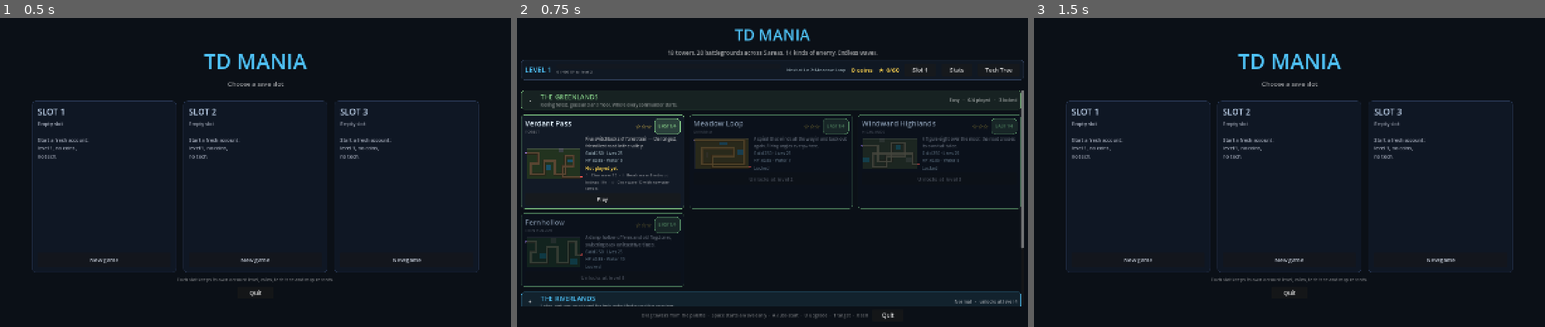
Above: before the commit, frames 1-3 (left to right).
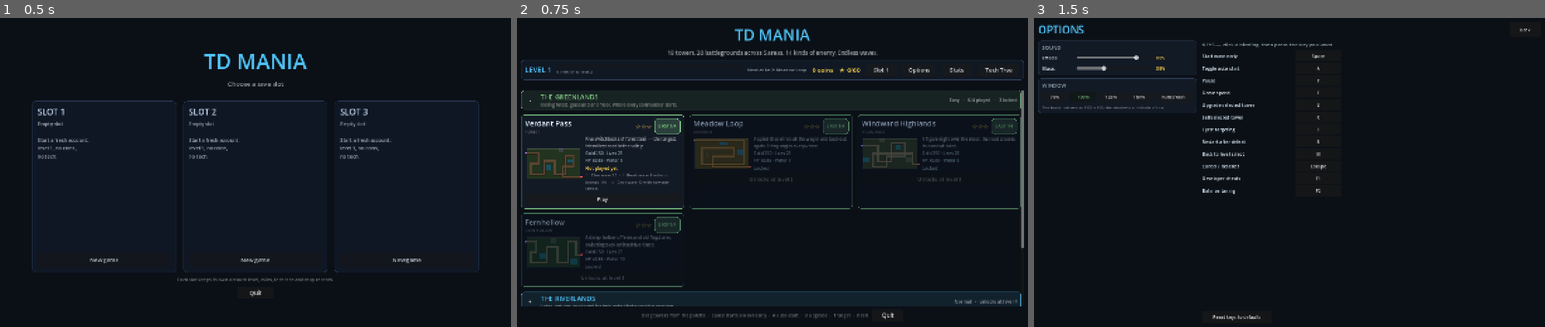
Above: after the commit, the same moments.

Repository: MichaelMIL/TD-Mania
Game: Godot game, scene res://main.tscn
Same seed, same stepped clock (60 frames per second), same inputs: the game is played once before the commit and once after it.
Inputs (mouse positions are in pixels of both pictures, inside the frame that each line leads up to):
- Up to frame 1 (0.5 s): no input
- Up to frame 2 (0.75 s): click "New game" at 0.5 s
- Up to frame 3 (1.5 s): click (1437, 70) at 1.25 s, where only the run after the commit has a clickable "Options"

Frame 1 is identical in both runs. In frame 2, 0.3% of the frame differs, in the area x 45-81%, y 16-19%; in frame 3, 4.5%, in the area x 0-98%, y 2-98%.

Commit message:
Options screen: sound sliders, window size, rebindable keys
None of these existed. Options is reachable from the menu and saves as you
change things - no apply step:

- Effects and music sliders that take effect while dragging; the effects one
  plays a sample so the level is audible rather than abstract.
- Window at 75/100/125/150% of the 1520x902 design resolution, or
  fullscreen. The chosen size is applied at startup from the title screen.
- Every match key rebindable. Progress.DEFAULT_KEYS is the action table;
  binding a key another action holds swaps the two rather than leaving one
  key doing two things.

game.gd now matches on Progress.action_for(keycode) instead of raw
keycodes, so a rebind needs no change there, and the HUD prompts - the
early-start line, the defeat buttons, the info panel - print whatever is
actually bound.

dev/dev_screen_shot.tscn screenshots any full-screen scene, which is how the
layout above was checked.

446 assertions pass, including that no two actions can end up sharing a key
and that the screen drives Progress rather than its own copy of the state.

Co-Authored-By: Claude Opus 5 (1M context) <noreply@anthropic.com>

Diff:
--- /dev/null
+++ b/dev/dev_screen_shot.gd
@@ -0,0 +1,25 @@
+extends Node
+
+## Screenshots any full-screen scene, for looking at menus and panels:
+##
+##   SCREEN_SCENE=res://options.tscn SHOT_PATH=/tmp/o.png \
+##       godot --quit-after 600 dev/dev_screen_shot.tscn
+
+
+func _ready() -> void:
+	Progress.use_clean_state()
+	var path := OS.get_environment("SCREEN_SCENE")
+	if path == "":
+		path = "res://menu.tscn"
+	add_child(load(path).instantiate())
+	await get_tree().create_timer(0.6).timeout
+	RenderingServer.frame_post_draw.connect(_grab, CONNECT_ONE_SHOT)
+
+
+func _grab() -> void:
+	var out := OS.get_environment("SHOT_PATH")
+	if out == "":
+		out = "user://screen.png"
+	get_viewport().get_texture().get_image().save_png(out)
+	print("[SHOT] saved %s" % out)
+	get_tree().quit()
--- /dev/null
+++ b/dev/dev_screen_shot.tscn
@@ -0,0 +1,6 @@
+[gd_scene load_steps=2 format=3]
+
+[ext_resource type="Script" path="res://dev/dev_screen_shot.gd" id="1"]
+
+[node name="Shot" type="Node"]
+script = ExtResource("1")
--- a/dev/dev_verify.gd
+++ b/dev/dev_verify.gd
@@ -214,6 +214,7 @@
 	_check_board_tooltips()
 	_check_objectives()
 	_check_respec()
+	_check_options()
 	_check_enemy_kinds()
 	_check_cheats()
 	_check_audio()
@@ -1512,6 +1513,86 @@
 
 
 
+
+
+## Options: volumes, window scale and key bindings, including the swap that
+## stops two actions sharing a key.
+func _check_options() -> void:
+	Progress.use_clean_state()
+	Progress.read_only = true
+
+	# Bindings start at the defaults and resolve both ways.
+	check("a default binding resolves to its key",
+			Progress.key_for("start_wave") == KEY_SPACE)
+	check("and a key resolves back to its action",
+			Progress.action_for(KEY_SPACE) == "start_wave")
+	check("a key bound to nothing does nothing",
+			Progress.action_for(KEY_QUOTELEFT) == "")
+	check("every action has a readable name",
+			Progress.key_name("sell") != "" and Progress.key_name("sell") != "—")
+
+	# Rebinding to a free key.
+	check("rebinding to a free key works",
+			Progress.bind_key("sell", KEY_QUOTELEFT))
+	check("the new key triggers the action",
+			Progress.action_for(KEY_QUOTELEFT) == "sell")
+	check("and the old one no longer does", Progress.action_for(KEY_X) == "")
+
+	# Rebinding onto a taken key swaps rather than double-binding.
+	Progress.reset_keys()
+	check("reset puts the defaults back", Progress.key_for("sell") == KEY_X
+			and Progress.keys.is_empty())
+	Progress.bind_key("sell", KEY_U)
+	check("taking another action's key swaps them",
+			Progress.action_for(KEY_U) == "sell" and Progress.key_for("upgrade") == KEY_X)
+	var bound: Array = []
+	var clash := ""
+	for entry: Dictionary in Progress.DEFAULT_KEYS:
+		var code := Progress.key_for(str(entry["id"]))
+		if bound.has(code):
+			clash = str(entry["id"])
+		bound.append(code)
+	check("so no two actions ever share a key (%s)" % clash, clash == "")
+	check("rebinding to the key it already has is a no-op",
+			not Progress.bind_key("sell", KEY_U))
+	Progress.reset_keys()
+
+	# Volumes and window scale round-trip through the save.
+	Progress.set_volume("sfx", 0.42)
+	Progress.set_window_scale(1.25)
+	var cfg := ConfigFile.new()
+	cfg.set_value("meta", "version", Progress.SAVE_VERSION)
+	cfg.set_value("options", "sfx", 0.42)
+	cfg.set_value("options", "window_scale", 1.25)
+	cfg.set_value("keys", "sell", KEY_QUOTELEFT)
+	Progress.apply_config(cfg)
+	check("volume is read back from a save",
+			is_equal_approx(Progress.volume("sfx"), 0.42))
+	check("so is the window scale",
+			is_equal_approx(Progress.window_scale(), 1.25))
+	check("and so are rebound keys", Progress.key_for("sell") == KEY_QUOTELEFT)
+	check("the scale is one of the offered sizes",
+			Progress.WINDOW_SCALES.has(Progress.window_scale()))
+
+	# The options screen must build and drive Progress, not its own copy.
+	var screen: Control = load("res://options.tscn").instantiate()
+	add_child(screen)
+	check("the options screen builds", screen.key_rows.size()
+			== Progress.DEFAULT_KEYS.size())
+	screen._listen_for("pause")
+	var press := InputEventKey.new()
+	press.keycode = KEY_G
+	press.pressed = true
+	screen._input(press)
+	check("pressing a key in the screen rebinds it",
+			Progress.key_for("pause") == KEY_G)
+	screen._on_reset_keys()
+	check("and its reset button clears the lot", Progress.keys.is_empty())
+	remove_child(screen)
+	screen.queue_free()
+	Progress.use_clean_state()
+
+
 ## A respec has to hand back most of what was spent and clear everything it
 ## refunded — anything else is either a coin fountain or a robbery.
 func _check_respec() -> void:
--- /dev/null
+++ b/options.tscn
@@ -0,0 +1,10 @@
+[gd_scene load_steps=2 format=3]
+
+[ext_resource type="Script" path="res://scripts/options.gd" id="1_options"]
+
+[node name="Options" type="Control"]
+layout_mode = 3
+anchors_preset = 15
+anchor_right = 1.0
+anchor_bottom = 1.0
+script = ExtResource("1_options")
--- a/scripts/game.gd
+++ b/scripts/game.gd
@@ -338,37 +338,38 @@
 			_refresh_info()
 		return
 	if event is InputEventKey and event.pressed and not event.echo:
-		match event.keycode:
-			KEY_ESCAPE:
+		# Keys are looked up as actions, so rebinding needs no change here.
+		match Progress.action_for(event.keycode):
+			"cancel":
 				placing = ""
 				_select(null)
 				_refresh_info()
-			KEY_SPACE:
+			"start_wave":
 				if not game_over and not in_wave:
 					_start_wave_early()
-			KEY_P:
+			"pause":
 				_toggle_pause()
-			KEY_F:
+			"speed":
 				_cycle_speed()
-			KEY_A:
+			"auto":
 				_toggle_auto()
-			KEY_U:
+			"upgrade":
 				if selected != null:
 					_upgrade_selected()
-			KEY_X:
+			"sell":
 				if selected != null:
 					_sell_selected()
-			KEY_T:
+			"target":
 				_cycle_target_mode()
-			KEY_R:
+			"restart":
 				if game_over:
 					_restart()
-			KEY_M:
+			"menu":
 				_to_menu()
-			KEY_F1:
+			"cheats":
 				if cheats != null:
 					cheats.toggle()
-			KEY_F2:
+			"tuning":
 				if tuning_panel != null:
 					tuning_panel.toggle()
 
@@ -1776,11 +1777,13 @@
 	lbl_over.horizontal_alignment = HORIZONTAL_ALIGNMENT_CENTER
 	col.add_child(lbl_over)
 
-	var again := _button("Play again  (R)", 16, Vector2(0.0, 42.0))
+	var again := _button("Play again  (%s)" % Progress.key_name("restart"), 16,
+			Vector2(0.0, 42.0))
 	again.pressed.connect(_restart)
 	col.add_child(again)
 
-	var menu := _button("Level select  (M)", 15, Vector2(0.0, 38.0))
+	var menu := _button("Level select  (%s)" % Progress.key_name("menu"), 15,
+			Vector2(0.0, 38.0))
 	menu.pressed.connect(_to_menu)
 	col.add_child(menu)
 
@@ -1870,8 +1873,8 @@
 			lbl_status.text = "Auto-start armed — wave %d rolls in with a +$%d bonus%s" \
 					% [wave + 1, bonus, from]
 		else:
-			lbl_status.text = "Next wave in %.1fs — Start now for +$%d bonus (Space)%s" \
-					% [maxf(0.0, break_timer), bonus, from]
+			lbl_status.text = "Next wave in %.1fs — Start now for +$%d bonus (%s)%s" \
+					% [maxf(0.0, break_timer), bonus, Progress.key_name("start_wave"), from]
 		btn_start.disabled = false
 		btn_start.text = "Start Wave"
 	_refresh_wave_preview()
@@ -1930,8 +1933,12 @@
 		return
 
 	info_title.text = str(level_def["name"])
-	info_body.text = "%s\n%s\nDrag a tower onto the map, or click a card then a cell. Click a placed tower to install ranks (U buys the cheapest, X sells). Space starts a wave early for gold. A auto, T target, P pause, F speed, M menu." \
-			% [level_def["blurb"], "\n".join(objective_lines())]
+	info_body.text = "%s\n%s\nDrag a tower onto the map, or click a card then a cell. Click a placed tower to install ranks (%s upgrades, %s sells). %s starts a wave early for gold. %s auto, %s target, %s pause, %s speed, %s menu." \
+			% [level_def["blurb"], "\n".join(objective_lines()),
+			Progress.key_name("upgrade"), Progress.key_name("sell"),
+			Progress.key_name("start_wave"), Progress.key_name("auto"),
+			Progress.key_name("target"), Progress.key_name("pause"),
+			Progress.key_name("speed"), Progress.key_name("menu")]
 
 
 func _show_selected_info() -> void:
--- a/scripts/menu.gd
+++ b/scripts/menu.gd
@@ -169,6 +169,13 @@
 	slots.focus_mode = Control.FOCUS_NONE
 	slots.pressed.connect(func(): get_tree().change_scene_to_file("res://main.tscn"))
 	row.add_child(slots)
+
+	var options := Button.new()
+	options.text = "Options"
+	options.custom_minimum_size = Vector2(96.0, 36.0)
+	options.focus_mode = Control.FOCUS_NONE
+	options.pressed.connect(func(): get_tree().change_scene_to_file("res://options.tscn"))
+	row.add_child(options)
 
 	var stats := Button.new()
 	stats.text = "Stats"
--- /dev/null
+++ b/scripts/options.gd
@@ -0,0 +1,283 @@
+extends Control
+
+## Options: sound, window size and key bindings. Everything here is saved to
+## the account slot the moment it changes, so there is no apply step.
+
+const MENU_SCENE := "res://menu.tscn"
+
+var sfx_slider: HSlider
+var music_slider: HSlider
+var sfx_value: Label
+var music_value: Label
+var scale_row: HBoxContainer
+var key_rows: Dictionary = {}
+var status: Label
+## The action waiting for a key press, or "" when nothing is being rebound.
+var listening: String = ""
+
+
+func _ready() -> void:
+	Progress.load_state()
+	Audio.set_volumes(Progress.volume("sfx"), Progress.volume("music"))
+	set_anchors_preset(Control.PRESET_FULL_RECT)
+	_build()
+	_refresh()
+
+
+func _sb(bg: Color, border: Color, radius: int = 8) -> StyleBoxFlat:
+	var sb := StyleBoxFlat.new()
+	sb.bg_color = bg
+	sb.border_color = border
+	sb.set_border_width_all(1)
+	sb.set_corner_radius_all(radius)
+	sb.content_margin_left = 12
+	sb.content_margin_right = 12
+	sb.content_margin_top = 9
+	sb.content_margin_bottom = 9
+	return sb
+
+
+func _label(text: String, size: int, color: Color) -> Label:
+	var l := Label.new()
+	l.text = text
+	l.add_theme_font_size_override("font_size", size)
+	l.add_theme_color_override("font_color", color)
+	return l
+
+
+func _button(text: String, width: float) -> Button:
+	var b := Button.new()
+	b.text = text
+	b.custom_minimum_size = Vector2(width, 32.0)
+	b.add_theme_font_size_override("font_size", 13)
+	b.focus_mode = Control.FOCUS_NONE
+	return b
+
+
+func _build() -> void:
+	var bg := ColorRect.new()
+	bg.set_anchors_preset(Control.PRESET_FULL_RECT)
+	bg.color = Color("0b1017")
+	add_child(bg)
+
+	var col := VBoxContainer.new()
+	col.set_anchors_preset(Control.PRESET_FULL_RECT)
+	col.offset_left = 40.0
+	col.offset_right = -40.0
+	col.offset_top = 22.0
+	col.offset_bottom = -22.0
+	col.add_theme_constant_override("separation", 10)
+	add_child(col)
+
+	var head := HBoxContainer.new()
+	head.add_theme_constant_override("separation", 18)
+	col.add_child(head)
+	head.add_child(_label("OPTIONS", 30, Color("4fc3f7")))
+	var spacer := Control.new()
+	spacer.size_flags_horizontal = Control.SIZE_EXPAND_FILL
+	head.add_child(spacer)
+	var back := _button("Back", 90.0)
+	back.pressed.connect(func(): get_tree().change_scene_to_file(MENU_SCENE))
+	head.add_child(back)
+
+	var body := HBoxContainer.new()
+	body.add_theme_constant_override("separation", 16)
+	body.size_flags_vertical = Control.SIZE_EXPAND_FILL
+	col.add_child(body)
+
+	# ---- left: sound and window
+	var left := VBoxContainer.new()
+	left.add_theme_constant_override("separation", 8)
+	left.custom_minimum_size.x = 420.0
+	body.add_child(left)
+
+	var sound_card := PanelContainer.new()
+	sound_card.add_theme_stylebox_override("panel", _sb(Color("121a26"), Color("2c3a52")))
+	left.add_child(sound_card)
+	var sound_col := VBoxContainer.new()
+	sound_col.add_theme_constant_override("separation", 6)
+	sound_card.add_child(sound_col)
+	sound_col.add_child(_label("SOUND", 15, Color("90a4ae")))
+
+	var sfx_pair := _slider_row("Effects", Progress.volume("sfx"))
+	sfx_slider = sfx_pair["slider"]
+	sfx_value = sfx_pair["value"]
+	sfx_slider.value_changed.connect(_on_sfx)
+	sound_col.add_child(sfx_pair["row"])
+
+	var music_pair := _slider_row("Music", Progress.volume("music"))
+	music_slider = music_pair["slider"]
+	music_value = music_pair["value"]
+	music_slider.value_changed.connect(_on_music)
+	sound_col.add_child(music_pair["row"])
+
+	var window_card := PanelContainer.new()
+	window_card.add_theme_stylebox_override("panel", _sb(Color("121a26"), Color("2c3a52")))
+	left.add_child(window_card)
+	var window_col := VBoxContainer.new()
+	window_col.add_theme_constant_override("separation", 6)
+	window_card.add_child(window_col)
+	window_col.add_child(_label("WINDOW", 15, Color("90a4ae")))
+	scale_row = HBoxContainer.new()
+	scale_row.add_theme_constant_override("separation", 6)
+	window_col.add_child(scale_row)
+	for value: float in Progress.WINDOW_SCALES:
+		var b := _button("%d%%" % int(value * 100.0), 74.0)
+		b.pressed.connect(_on_scale.bind(value))
+		b.set_meta("scale", value)
+		scale_row.add_child(b)
+	var full := _button("Fullscreen", 110.0)
+	full.pressed.connect(_on_fullscreen)
+	scale_row.add_child(full)
+	window_col.add_child(_label("The board is drawn at %d x %d; the window is a multiple of that."
+			% [int(ProjectSettings.get_setting("display/window/size/viewport_width")),
+			int(ProjectSettings.get_setting("display/window/size/viewport_height"))],
+			11, Color(1, 1, 1, 0.45)))
+
+	status = _label("", 13, Color("ffd54f"))
+	status.autowrap_mode = TextServer.AUTOWRAP_WORD_SMART
+	left.add_child(status)
+
+	# ---- right: key bindings
+	var right := VBoxContainer.new()
+	right.add_theme_constant_override("separation", 6)
+	right.size_flags_horizontal = Control.SIZE_EXPAND_FILL
+	body.add_child(right)
+	right.add_child(_label("KEYS — click a binding, then press the key you want",
+			15, Color("90a4ae")))
+
+	var keys_scroll := ScrollContainer.new()
+	keys_scroll.size_flags_vertical = Control.SIZE_EXPAND_FILL
+	keys_scroll.horizontal_scroll_mode = ScrollContainer.SCROLL_MODE_DISABLED
+	right.add_child(keys_scroll)
+	var keys_col := VBoxContainer.new()
+	keys_col.add_theme_constant_override("separation", 3)
+	keys_col.size_flags_horizontal = Control.SIZE_EXPAND_FILL
+	keys_scroll.add_child(keys_col)
+	for entry: Dictionary in Progress.DEFAULT_KEYS:
+		var action := str(entry["id"])
+		var row := HBoxContainer.new()
+		row.add_theme_constant_override("separation", 8)
+		keys_col.add_child(row)
+		var name_label := _label(str(entry["name"]), 13, Color("e3f2fd"))
+		name_label.custom_minimum_size.x = 260.0
+		row.add_child(name_label)
+		var bind := _button("", 130.0)
+		bind.pressed.connect(_listen_for.bind(action))
+		row.add_child(bind)
+		key_rows[action] = bind
+
+	var reset := _button("Reset keys to defaults", 200.0)
+	reset.size_flags_horizontal = Control.SIZE_SHRINK_BEGIN
+	reset.pressed.connect(_on_reset_keys)
+	right.add_child(reset)
+
+
+func _slider_row(name: String, value: float) -> Dictionary:
+	var row := HBoxContainer.new()
+	row.add_theme_constant_override("separation", 8)
+	var label := _label(name, 13, Color("e3f2fd"))
+	label.custom_minimum_size.x = 90.0
+	row.add_child(label)
+	var slider := HSlider.new()
+	slider.min_value = 0.0
+	slider.max_value = 1.0
+	slider.step = 0.05
+	slider.value = value
+	slider.custom_minimum_size = Vector2(220.0, 24.0)
+	slider.size_flags_vertical = Control.SIZE_SHRINK_CENTER
+	row.add_child(slider)
+	var readout := _label("", 13, Color("ffd54f"))
+	readout.custom_minimum_size.x = 54.0
+	row.add_child(readout)
+	return {"row": row, "slider": slider, "value": readout}
+
+
+func _on_sfx(value: float) -> void:
+	Progress.set_volume("sfx", value)
+	Audio.set_volumes(Progress.volume("sfx"), Progress.volume("music"))
+	# A sample on every change, so the slider is audible rather than abstract.
+	Audio.play("shot_light", -8.0, 0.0)
+	_refresh()
+
+
+func _on_music(value: float) -> void:
+	Progress.set_volume("music", value)
+	Audio.set_volumes(Progress.volume("sfx"), Progress.volume("music"))
+	_refresh()
+
+
+func _on_scale(value: float) -> void:
+	if DisplayServer.window_get_mode() == DisplayServer.WINDOW_MODE_FULLSCREEN:
+		DisplayServer.window_set_mode(DisplayServer.WINDOW_MODE_WINDOWED)
+	Progress.set_window_scale(value)
+	_say("Window set to %d%%." % int(value * 100.0))
+	_refresh()
+
+
+func _on_fullscreen() -> void:
+	var full := DisplayServer.window_get_mode() == DisplayServer.WINDOW_MODE_FULLSCREEN
+	DisplayServer.window_set_mode(DisplayServer.WINDOW_MODE_WINDOWED if full
+			else DisplayServer.WINDOW_MODE_FULLSCREEN)
+	if full:
+		Progress.apply_window_scale()
+	_say("Windowed." if full else "Fullscreen.")
+
+
+func _listen_for(action: String) -> void:
+	listening = action
+	_refresh()
+	_say("Press a key for \"%s\", or Escape to keep the current one." % _action_name(action))
+
+
+func _action_name(action: String) -> String:
+	for entry: Dictionary in Progress.DEFAULT_KEYS:
+		if str(entry["id"]) == action:
+			return str(entry["name"])
+	return action
+
+
+func _on_reset_keys() -> void:
+	Progress.reset_keys()
+	listening = ""
+	_refresh()
+	_say("Keys are back to the defaults.")
+
+
+func _input(event: InputEvent) -> void:
+	if listening == "" or not (event is InputEventKey) or not event.pressed or event.echo:
+		return
+	get_viewport().set_input_as_handled()
+	var action := listening
+	listening = ""
+	if event.keycode == KEY_ESCAPE and action != "cancel":
+		_say("Left \"%s\" on %s." % [_action_name(action), Progress.key_name(action)])
+		_refresh()
+		return
+	var taken := Progress.action_for(event.keycode)
+	Progress.bind_key(action, event.keycode)
+	if taken != "" and taken != action:
+		_say("%s is now %s; %s took the old key." % [_action_name(action),
+				Progress.key_name(action), _action_name(taken)])
+	else:
+		_say("%s is now %s." % [_action_name(action), Progress.key_name(action)])
+	_refresh()
+
+
+func _say(text: String) -> void:
+	if status != null:
+		status.text = text
+
+
+func _refresh() -> void:
+	sfx_value.text = "%d%%" % int(round(Progress.volume("sfx") * 100.0))
+	music_value.text = "%d%%" % int(round(Progress.volume("music") * 100.0))
+	for child in scale_row.get_children():
+		if child is Button and child.has_meta("scale"):
+			var mine: bool = is_equal_approx(float(child.get_meta("scale")),
+					Progress.window_scale())
+			child.modulate = Color("9ce89c") if mine else Color.WHITE
+	for action: String in key_rows:
+		var b: Button = key_rows[action]
+		b.text = "press a key…" if listening == action else Progress.key_name(action)
+		b.modulate = Color("ffd54f") if listening == action else Color.WHITE
--- a/scripts/progress.gd
+++ b/scripts/progress.gd
@@ -228,6 +228,7 @@
 	runs = {}
 	stats = {}
 	stars = {}
+	keys = {}
 	tower_ranks = {}
 	xp = int(cfg.get_value("progress", "xp", 0))
 	coins = int(cfg.get_value("progress", "coins", 0))
@@ -251,6 +252,11 @@
 	if cfg.has_section("stars"):
 		for key: String in cfg.get_section_keys("stars"):
 			stars[key] = int(cfg.get_value("stars", key, 0))
+	keys = {}
+	if cfg.has_section("keys"):
+		for key: String in cfg.get_section_keys("keys"):
+			keys[key] = int(cfg.get_value("keys", key, 0))
+	options["window_scale"] = float(cfg.get_value("options", "window_scale", 1.0))
 
 
 static func save_state() -> void:
@@ -272,9 +278,116 @@
 	cfg.set_value("options", "music", volume("music"))
 	for key: String in stars:
 		cfg.set_value("stars", key, int(stars[key]))
+	for key: String in keys:
+		cfg.set_value("keys", key, int(keys[key]))
+	cfg.set_value("options", "window_scale", window_scale())
 	for key: String in runs:
 		cfg.set_value("runs", key, runs[key])
 	cfg.save(slot_path(slot))
+
+
+# ------------------------------------------------------------- key binds
+
+## Every rebindable action, in the order the options screen lists them, with
+## the key it ships with. The match looks up an action by keycode rather
+## than matching keys directly, so a rebind needs no change in game.gd.
+const DEFAULT_KEYS: Array = [
+	{"id": "start_wave", "name": "Start wave early", "key": KEY_SPACE},
+	{"id": "auto", "name": "Toggle auto-start", "key": KEY_A},
+	{"id": "pause", "name": "Pause", "key": KEY_P},
+	{"id": "speed", "name": "Game speed", "key": KEY_F},
+	{"id": "upgrade", "name": "Upgrade selected tower", "key": KEY_U},
+	{"id": "sell", "name": "Sell selected tower", "key": KEY_X},
+	{"id": "target", "name": "Cycle targeting", "key": KEY_T},
+	{"id": "restart", "name": "Restart after defeat", "key": KEY_R},
+	{"id": "menu", "name": "Back to level select", "key": KEY_M},
+	{"id": "cancel", "name": "Cancel / deselect", "key": KEY_ESCAPE},
+	{"id": "cheats", "name": "Developer cheats", "key": KEY_F1},
+	{"id": "tuning", "name": "Balance tuning", "key": KEY_F2},
+]
+
+## Overrides only; anything absent uses the default above.
+static var keys: Dictionary = {}
+
+
+static func key_for(action: String) -> int:
+	load_state()
+	if keys.has(action):
+		return int(keys[action])
+	for entry: Dictionary in DEFAULT_KEYS:
+		if str(entry["id"]) == action:
+			return int(entry["key"])
+	return KEY_NONE
+
+
+## Which action a keycode triggers, or "" for a key that does nothing.
+static func action_for(keycode: int) -> String:
+	load_state()
+	for entry: Dictionary in DEFAULT_KEYS:
+		var action := str(entry["id"])
+		if key_for(action) == keycode:
+			return action
+	return ""
+
+
+## Rebinds an action. A key already in use is swapped with this one rather
+## than left bound to two things.
+static func bind_key(action: String, keycode: int) -> bool:
+	load_state()
+	if keycode == KEY_NONE or key_for(action) == keycode:
+		return false
+	var taken := action_for(keycode)
+	var previous := key_for(action)
+	keys[action] = keycode
+	if taken != "" and taken != action:
+		keys[taken] = previous
+	save_state()
+	return true
+
+
+static func reset_keys() -> void:
+	load_state()
+	keys = {}
+	save_state()
+
+
+static func key_name(action: String) -> String:
+	var code := key_for(action)
+	return "—" if code == KEY_NONE else OS.get_keycode_string(code)
+
+
+# ------------------------------------------------------------ window scale
+
+## Multiples of the design resolution the window can be set to.
+const WINDOW_SCALES: Array = [0.75, 1.0, 1.25, 1.5]
+
+
+static func window_scale() -> float:
+	load_state()
+	return float(options.get("window_scale", 1.0))
+
+
+static func set_window_scale(value: float) -> void:
+	load_state()
+	options["window_scale"] = value
+	save_state()
+	apply_window_scale()
+
+
+## Resizes the window to the chosen multiple of the design resolution and
+## re-centres it. Fullscreen is left to the window manager.
+static func apply_window_scale() -> void:
+	if DisplayServer.window_get_mode() == DisplayServer.WINDOW_MODE_FULLSCREEN:
+		return
+	var base := Vector2i(int(ProjectSettings.get_setting("display/window/size/viewport_width")),
+			int(ProjectSettings.get_setting("display/window/size/viewport_height")))
+	var wanted := Vector2i(Vector2(base) * window_scale())
+	if DisplayServer.window_get_size() == wanted:
+		return
+	DisplayServer.window_set_size(wanted)
+	var screen := DisplayServer.screen_get_usable_rect(DisplayServer.window_get_current_screen())
+	DisplayServer.window_set_position(screen.position
+			+ (screen.size - wanted) / 2)
 
 
 # --------------------------------------------------------------- audio
@@ -578,6 +691,7 @@
 	tower_ranks = {}
 	stats = {}
 	stars = {}
+	keys = {}
 	runs = {}
 	# Balance overrides are excluded too, so a simulation measures the numbers
 	# in data.gd rather than whatever the developer was last experimenting with.
--- a/scripts/slots.gd
+++ b/scripts/slots.gd
@@ -12,6 +12,8 @@
 func _ready() -> void:
 	Progress.migrate_legacy()
 	Audio.set_volumes(Progress.volume("sfx"), Progress.volume("music"))
+	# The window size the player chose in Options, applied once at startup.
+	Progress.apply_window_scale()
 	set_anchors_preset(Control.PRESET_FULL_RECT)
 	_build()
 
Not shown, changed: TODO.md
